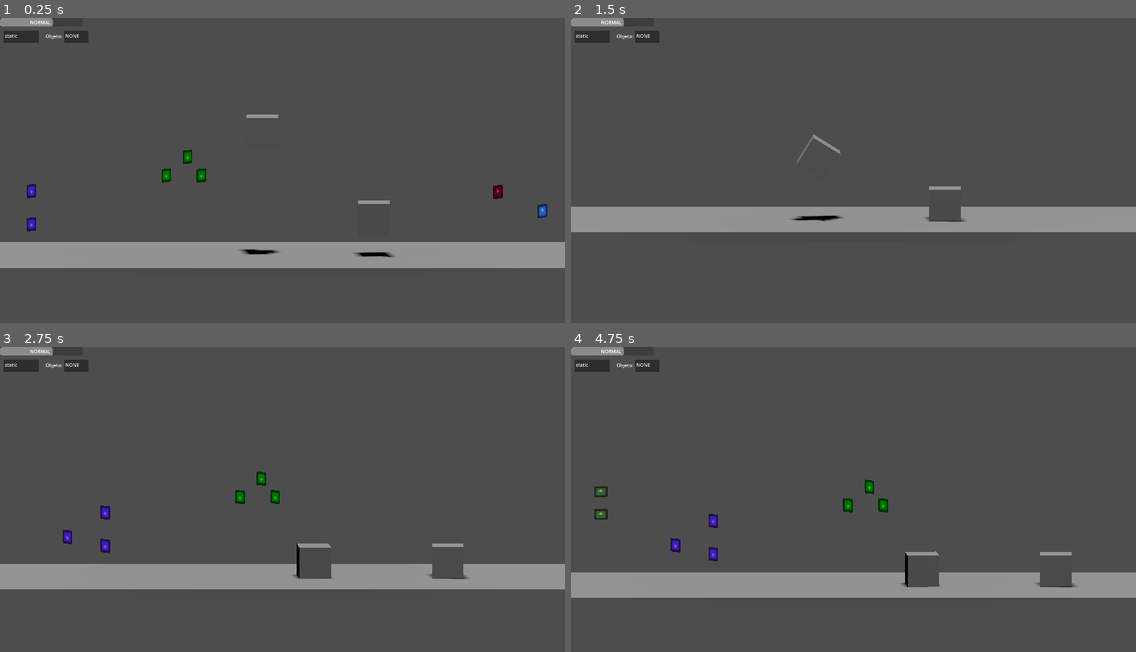
Above: before the commit, frames 1-4 (two rows, left to right).
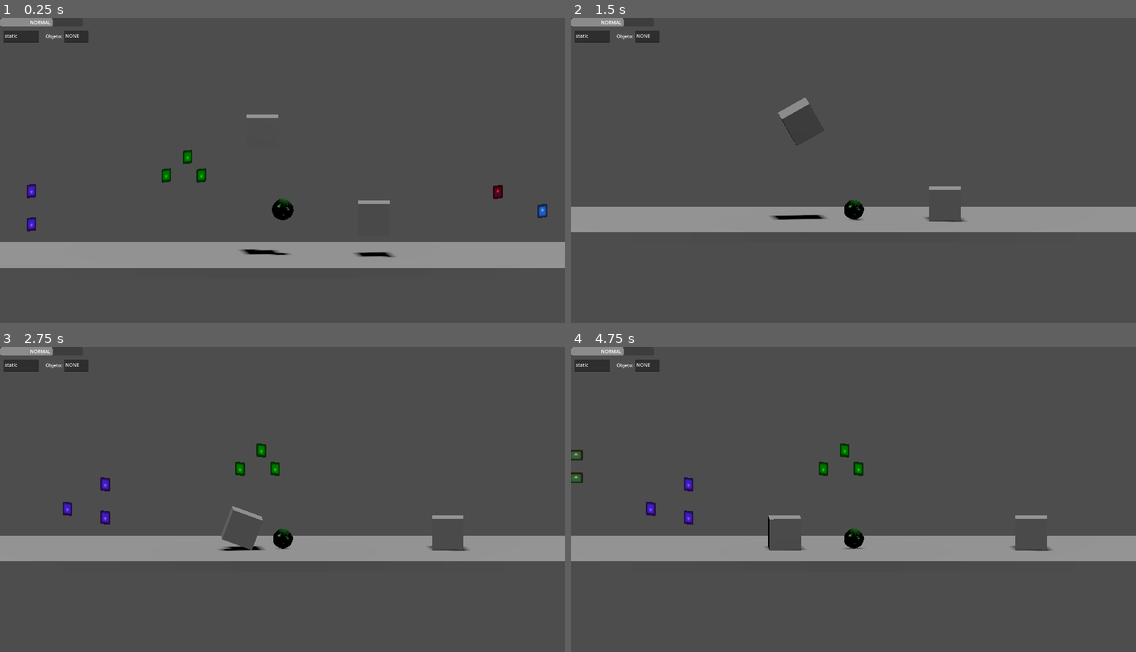
Above: after the commit, the same moments.

Repository: Isaac-Salas/GameOff2023
Game: Godot game, scene res://Levels/LevelTest.tscn
The game is run twice, just before and just after one commit, with the same random seed, the same clock (stepped at 60 frames per second) and the same inputs. The engine's default icon, where the game draws it, is replaced by a stand-in: a white triangle on a blue panel in a dark square.
Inputs:
- Up to frame 1 (0.25 s): no input
- Up to frame 2 (1.5 s): tap Enter (ui_accept) at 0.5, 0.6, 0.77, 1.07 s; hold Up (ui_up) from 0.53 s (still down); tap X at 1.35 s
- Up to frame 3 (2.75 s): tap Enter (ui_accept) at 1.52, 1.55, 1.82, 2.3 s; release Up (ui_up) at 2.03 s; hold Left (ui_left) from 2.03 s (still down); hold Z from 2.03 s (still down)
- Up to frame 4 (4.75 s): release Z at 2.78 s; tap C at 2.85 s; tap Enter (ui_accept) at 3.02, 3.05, 3.32, 3.6, 3.77, 4.07, 4.52, 4.55 s; release Left (ui_left) at 3.53 s; hold Down (ui_down) 3.53-4.28 s; hold Right (ui_right) from 4.28 s (still down); tap X at 4.35 s

The runs differ from the first frame. In frame 1, 0.2% of the frame differs, in the area x 47-52%, y 59-78%; in frame 2, 0.6%; in frame 3, 16%; in frame 4, 17%, in the area x 0-100%, y 31-83%.

Commit message:
Bunch of stuff (#59)
Could you review it and read the commits? Thanks!

Diff:
--- a/Player/PlayerTest.gd
+++ b/Player/PlayerTest.gd
@@ -8,7 +8,7 @@
 
 
 func _physics_process(delta):
-	#print("Jumpvel:",GlobalVar.JUMP_VELOCITY, "Vel:",GlobalVar.SPEED)
+	print("Jumpvel:",GlobalVar.JUMP_VELOCITY, "Vel:",GlobalVar.SPEED)
 	position.z == 0
 	var pos = get_node(".").position
 	#Updating the label
@@ -56,12 +56,17 @@
 
 	# Handle Jump.
 	if Input.is_action_just_pressed("ui_accept") and is_on_floor():
+		var jumpanim = get_node("MeshInstance3D/(Jump-Animation)Prot-Slime 3d").find_child("AnimationPlayer")
+		jumpanim.play("Action")
 		velocity.y = GlobalVar.JUMP_VELOCITY
 
-	# Speed and Jump velocity tweaks when shrinking or getting big
+	# Speed and Jump velocity tweaks when shrinking or getting bigv
 	if not GlobalVar.CURRENT == "NORMAL" and GlobalVar.sizefactor < 1:
-		GlobalVar.SPEED = snapped(10 / (0.4 + GlobalVar.sizefactor), 1)
-		GlobalVar.JUMP_VELOCITY =snapped( 20 / (0.4 + GlobalVar.sizefactor),1 )
+		GlobalVar.SPEED = snapped(10 / (0.3 + GlobalVar.sizefactor), 1)
+		GlobalVar.JUMP_VELOCITY =snapped( 20 / (0.3 + GlobalVar.sizefactor),1 )
+	else:
+		GlobalVar.SPEED = 10
+		GlobalVar.JUMP_VELOCITY = 20
 
 
 
--- a/Player/PlayerTest.tscn
+++ b/Player/PlayerTest.tscn
@@ -1,39 +1,12 @@
-[gd_scene load_steps=16 format=3 uid="uid://dfesb1kbd4d35"]
+[gd_scene load_steps=12 format=3 uid="uid://dfesb1kbd4d35"]
 
 [ext_resource type="Script" path="res://Player/PlayerTest.gd" id="1_20tws"]
+[ext_resource type="PackedScene" uid="uid://vyuurvfh16o7" path="res://Player/SlimewAnim.tscn" id="2_lepl1"]
 
-[sub_resource type="BoxMesh" id="BoxMesh_wml4e"]
-size = Vector3(2, 2, 2)
+[sub_resource type="PlaceholderMesh" id="PlaceholderMesh_7qnl7"]
 
 [sub_resource type="CapsuleShape3D" id="CapsuleShape3D_b827x"]
 radius = 1.0
-
-[sub_resource type="Animation" id="Animation_rfsis"]
-resource_name = "new_animation"
-loop_mode = 1
-tracks/0/type = "position_3d"
-tracks/0/imported = false
-tracks/0/enabled = true
-tracks/0/path = NodePath("MeshInstance3D")
-tracks/0/interp = 1
-tracks/0/loop_wrap = true
-tracks/0/keys = PackedFloat32Array(0, 1, 0, 0, 0, 0.5, 1, 0, 0.1, 0)
-
-[sub_resource type="AnimationLibrary" id="AnimationLibrary_3t7p7"]
-_data = {
-"new_animation": SubResource("Animation_rfsis")
-}
-
-[sub_resource type="AnimationNodeAnimation" id="AnimationNodeAnimation_t4g88"]
-animation = &"new_animation"
-
-[sub_resource type="AnimationNodeStateMachineTransition" id="AnimationNodeStateMachineTransition_ijabr"]
-advance_mode = 2
-
-[sub_resource type="AnimationNodeStateMachine" id="AnimationNodeStateMachine_6mnum"]
-states/Idle/node = SubResource("AnimationNodeAnimation_t4g88")
-states/Idle/position = Vector2(423, 100)
-transitions = ["Start", "Idle", SubResource("AnimationNodeStateMachineTransition_ijabr")]
 
 [sub_resource type="BoxShape3D" id="BoxShape3D_2rhgy"]
 size = Vector3(0.1, 2, 2)
@@ -81,20 +54,13 @@
 script = ExtResource("1_20tws")
 
 [node name="MeshInstance3D" type="MeshInstance3D" parent="."]
-visible = false
-mesh = SubResource("BoxMesh_wml4e")
+mesh = SubResource("PlaceholderMesh_7qnl7")
+
+[node name="(Jump-Animation)Prot-Slime 3d" parent="MeshInstance3D" instance=ExtResource("2_lepl1")]
+transform = Transform3D(1, 0, 0, 0, 1, 0, 0, 0, 1, 0.03, -1, 0)
 
 [node name="CollisionShape3D" type="CollisionShape3D" parent="."]
 shape = SubResource("CapsuleShape3D_b827x")
-
-[node name="AnimationPlayer" type="AnimationPlayer" parent="."]
-libraries = {
-"": SubResource("AnimationLibrary_3t7p7")
-}
-
-[node name="AnimationTree" type="AnimationTree" parent="."]
-tree_root = SubResource("AnimationNodeStateMachine_6mnum")
-anim_player = NodePath("../AnimationPlayer")
 
 [node name="ColisionperuanaIzq" type="RigidBody3D" parent="."]
 transform = Transform3D(1, 0, 0, 0, 1, 0, 0, 0, 1, -1.05, 0, 0)
@@ -140,7 +106,8 @@
 axis_lock_angular_z = true
 can_sleep = false
 freeze = true
-linear_velocity = Vector3(5, 0, 0)
+linear_velocity = Vector3(0, 8, 0)
+linear_damp = 3.0
 
 [node name="CollisionShape3D" type="CollisionShape3D" parent="ColisionArriba"]
 shape = SubResource("BoxShape3D_qpuui")
--- /dev/null
+++ b/Player/SlimewAnim.tscn
@@ -0,0 +1,5 @@
+[gd_scene load_steps=2 format=3 uid="uid://vyuurvfh16o7"]
+
+[ext_resource type="PackedScene" uid="uid://bi41fhe1dahtb" path="res://Models/Player/(Jump-Animation)Prot-Slime 3d.glb" id="1_l4771"]
+
+[node name="(Jump-Animation)Prot-Slime 3d" instance=ExtResource("1_l4771")]
Not shown, removed: Models/Player/(Jump-Animation) Prot-Slime 3d.obj
Binary file removed: Models/Player/(Jump-Animation)Prot-Slime 3d.fbx
Not shown, added: Models/Player/(Jump-Animation)Prot-Slime 3d.glb.import
Not shown, added: Models/Player/(Jump-Animation)Prot-Slime 3d.gltf.import
Binary file added: Models/Player/(Jump-Animation)Prot-Slime 3d_Fingerprints_01_1K.png
Not shown, added: Models/Player/(Jump-Animation)Prot-Slime 3d_Fingerprints_01_1K.png.import
Binary file added: Models/Player/(Jump-Animation)Prot-Slime 3d_Fingerprints_01_1K_1.png
Not shown, added: Models/Player/(Jump-Animation)Prot-Slime 3d_Fingerprints_01_1K_1.png.import
Not shown, removed: Models/Player/(No-Animation) Prot-Slime 3d.obj
Not shown, removed: Models/Player/Prot-Slime 3d.obj
